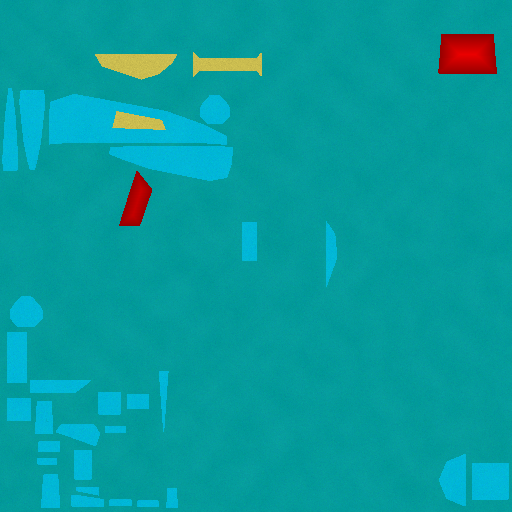
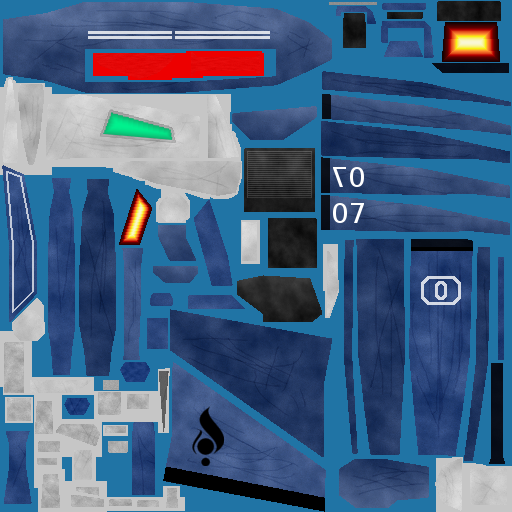
Layered file, before and after one edit (512x512). Changes by layer:
hid "Tex2 Layer", painted on it over [0, 0, 512, 512]
painted on "Teamcolor Foundation" over [189, 63, 509, 464]
painted on "Decals Layer" over [6, 21, 500, 313]
painted on "Tex1 Layer" over [2, 1, 511, 512]
painted on "Deseamer" over [4, 76, 512, 466]
showed "Background", painted on it over [0, 0, 512, 512]
